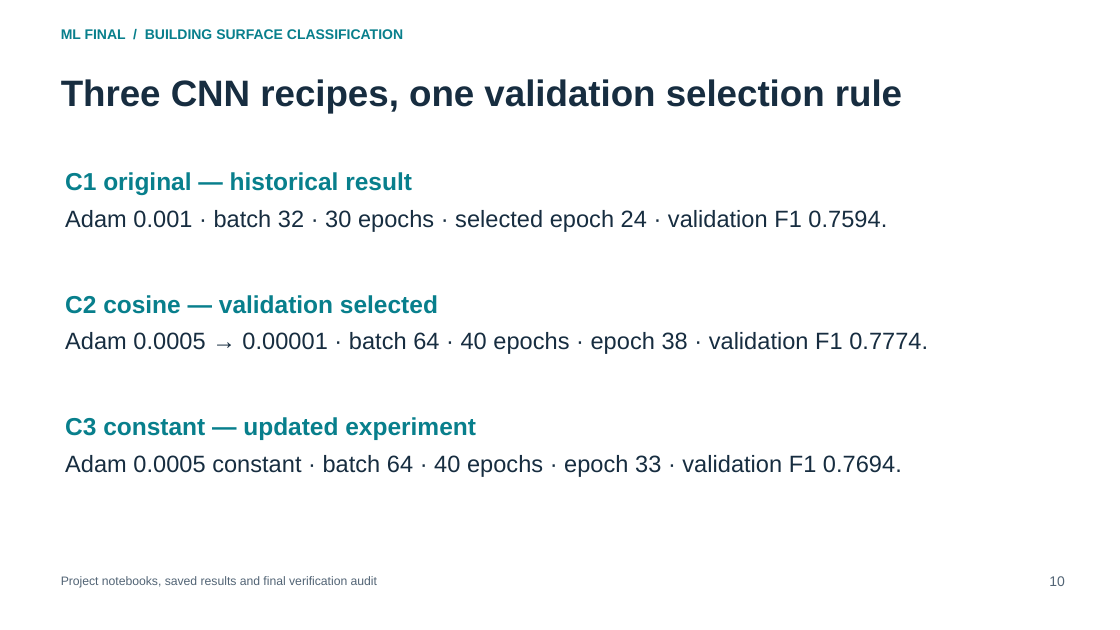
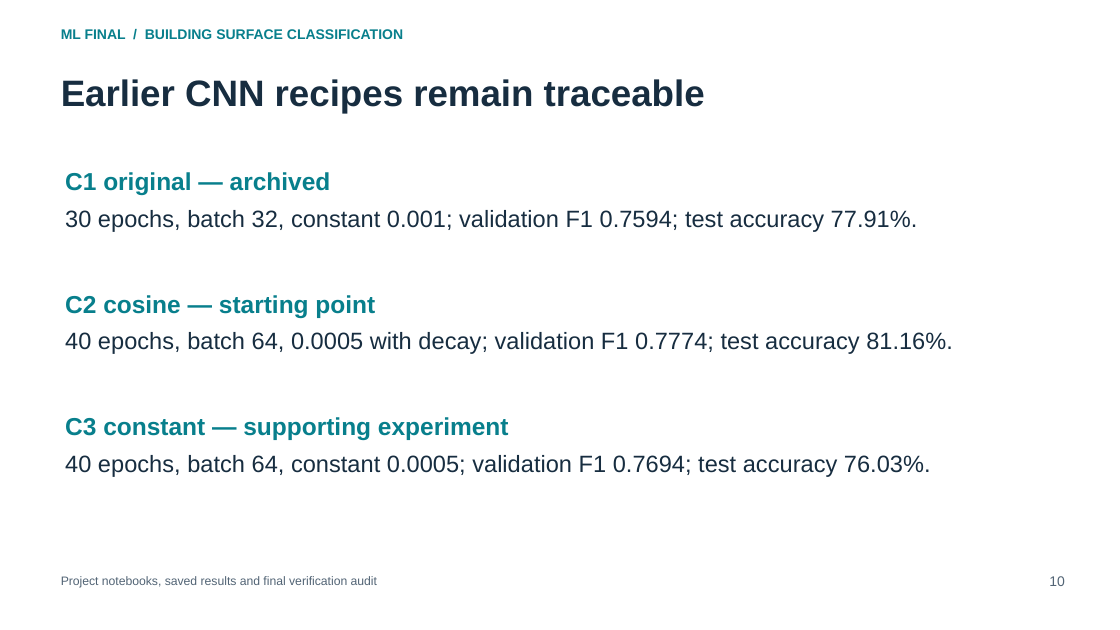
Before and after one commit to darau77/Finalski, a slide deck: slide 10 of docs/Final_Presentation.pptx. Drawn at 1120x630 pixels with LibreOffice and Linux fonts; fonts in the diff are those of the drawing. Boxes give left, top, right and bottom in pixels: in the first picture for what was removed or moved away, otherwise in the second. Text is boxed around its words. In the diff, an @@ line names an element or a change of style, - is before the commit and + after.

```diff
--- a/docs/Final_Presentation.pptx
+++ b/docs/Final_Presentation.pptx
@@ text at (x1=61, y1=79, x2=705, y2=113): text changed @@
-Three CNN recipes, one validation selection rule
+Earlier CNN recipes remain traceable
@@ text at (x1=65, y1=172, x2=331, y2=195): text changed @@
-C1 original — historical result
+C1 original — archived
@@ text at (x1=65, y1=210, x2=918, y2=232): text changed @@
-Adam 0.001 · batch 32 · 30 epochs · selected epoch 24 · validation F1 0.7594.
+30 epochs, batch 32, constant 0.001; validation F1 0.7594; test accuracy 77.91%.
@@ text at (x1=65, y1=295, x2=375, y2=318): text changed @@
-C2 cosine — validation selected
+C2 cosine — starting point
@@ text at (x1=65, y1=332, x2=953, y2=354): text changed @@
-Adam 0.0005 → 0.00001 · batch 64 · 40 epochs · epoch 38 · validation F1 0.7774.
+40 epochs, batch 64, 0.0005 with decay; validation F1 0.7774; test accuracy 81.16%.
@@ text at (x1=65, y1=417, x2=509, y2=440): text changed @@
-C3 constant — updated experiment
+C3 constant — supporting experiment
@@ text at (x1=65, y1=455, x2=931, y2=477): text changed @@
-Adam 0.0005 constant · batch 64 · 40 epochs · epoch 33 · validation F1 0.7694.
+40 epochs, batch 64, constant 0.0005; validation F1 0.7694; test accuracy 76.03%.
```
Also in this commit, not shown: 18 other slides changed, 4 slides added, 1 slide removed, 25 other files.
